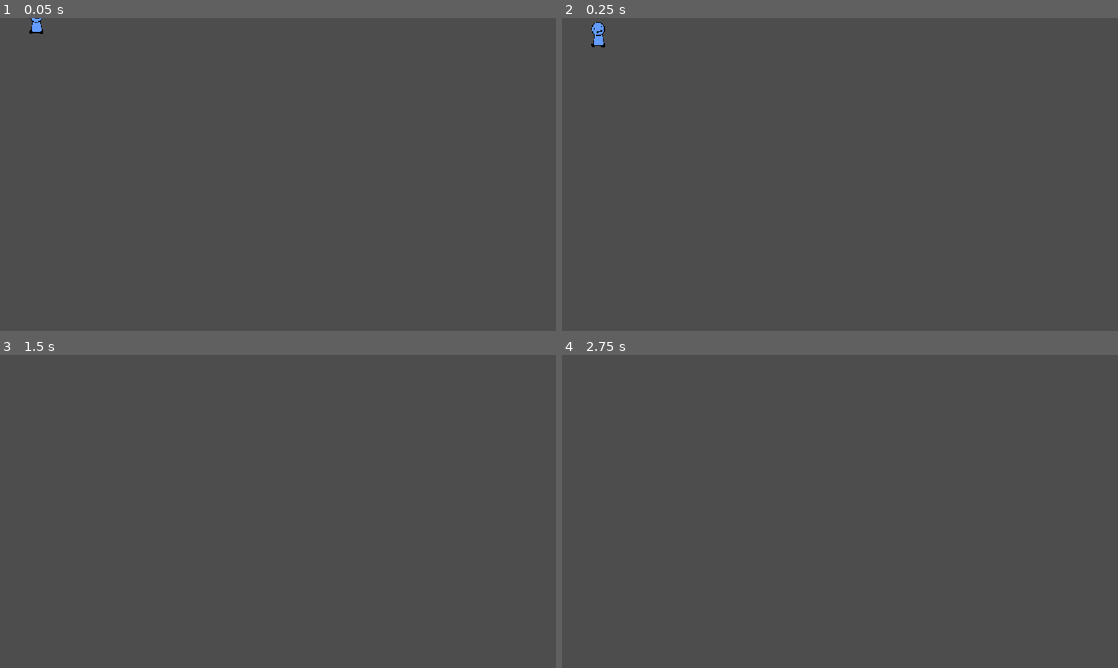
Above: before the commit, frames 1-4 (two rows, left to right).
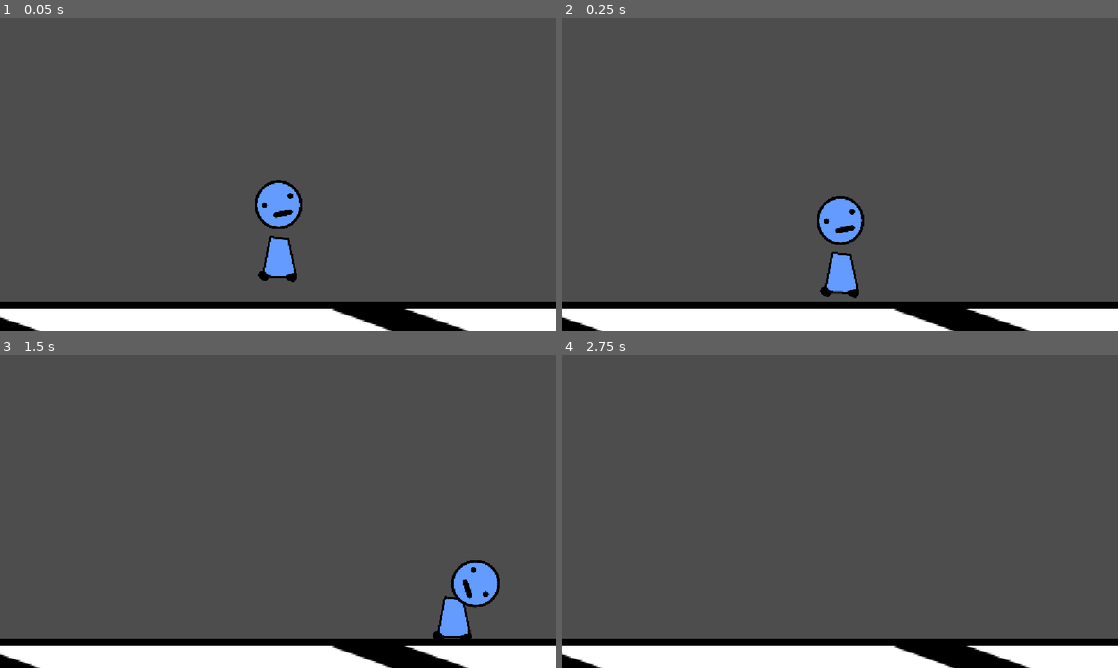
Above: after the commit, the same moments.

Repository: average4136/head-over-heels-game
Game: Godot game, scene res://Scenes/character.tscn
The game is run twice, just before and just after one commit, with the same random seed, the same clock (stepped at 60 frames per second) and the same inputs. This scene is started directly instead of the project's main scene.
Inputs:
- Up to frame 1 (0.05 s): no input
- Up to frame 2 (0.25 s): no input
- Up to frame 3 (1.5 s): tap Enter (ui_accept) at 0.5, 0.6, 0.77, 1.07, 1.35 s; hold Right (ui_right) from 0.53 s (still down)
- Up to frame 4 (2.75 s): tap Enter (ui_accept) at 1.52, 1.82, 2.1 s; release Right (ui_right) at 2.03 s; hold Left (ui_left) from 2.03 s (still down)

The runs differ from the first frame. In frame 1, 11% of the frame differs, in the area x 0-100%, y 0-100%; in frame 2, 11%, in the area x 0-100%, y 1-100%; in frame 3, 11%; in frame 4, 9.3%.

Commit message:
working on character

Diff:
--- /dev/null
+++ b/Scenes/body.gd
@@ -0,0 +1,13 @@
+extends RigidBody2D
+
+@export var move_force := 1400.0
+@export var max_speed := 450.0
+@export var braking_force := 500.0
+
+func _physics_process(delta: float) -> void:
+	var input_dir := Input.get_axis("move_left","move_right")
+
+	if input_dir !=0:
+		apply_central_force(Vector2(input_dir*move_force,0))
+	else:
+		apply_central_force(Vector2(-linear_velocity.x * braking_force, 0))
--- a/Scenes/character.tscn
+++ b/Scenes/character.tscn
@@ -1,49 +1,82 @@
 [gd_scene format=3 uid="uid://bxxdsh4xifwoa"]
 
-[ext_resource type="Script" uid="uid://nflbu3wklwh4" path="res://Scripts/character.gd" id="1_owm7s"]
+[ext_resource type="Script" uid="uid://cyy8av8tue0b" path="res://Scripts/body.gd" id="1_owm7s"]
 [ext_resource type="Texture2D" uid="uid://bipehp1n866uq" path="res://Assets/head.png" id="2_nytcm"]
 [ext_resource type="Texture2D" uid="uid://datq44f17y2pu" path="res://Assets/body.png" id="3_ejsiy"]
+[ext_resource type="Script" uid="uid://3fn74cbcjfm7" path="res://Scripts/head.gd" id="3_nytcm"]
+[ext_resource type="Texture2D" uid="uid://cpuxc7o6cfr1w" path="res://Assets/tile-for-tiling.png" id="5_ejsiy"]
 
-[sub_resource type="CapsuleShape2D" id="CapsuleShape2D_5r6hy"]
-radius = 12.0
-height = 50.0
+[sub_resource type="PhysicsMaterial" id="PhysicsMaterial_5r6hy"]
 
-[sub_resource type="CapsuleShape2D" id="CapsuleShape2D_53v2a"]
+[sub_resource type="CapsuleShape2D" id="CapsuleShape2D_bl7gc"]
+radius = 22.0
+height = 82.0
 
-[sub_resource type="CircleShape2D" id="CircleShape2D_bl7gc"]
-radius = 98.19178
+[sub_resource type="PhysicsMaterial" id="PhysicsMaterial_bl7gc"]
 
-[node name="Character" type="CharacterBody2D" unique_id=1994425259]
+[sub_resource type="CircleShape2D" id="CircleShape2D_53v2a"]
+radius = 43.011627
+
+[sub_resource type="PhysicsMaterial" id="PhysicsMaterial_53v2a"]
+
+[sub_resource type="WorldBoundaryShape2D" id="WorldBoundaryShape2D_53v2a"]
+distance = -41.0
+
+[node name="character" type="Node2D" unique_id=1796156875]
+
+[node name="Body" type="RigidBody2D" parent="." unique_id=447719997]
+mass = 1.5
+physics_material_override = SubResource("PhysicsMaterial_5r6hy")
+lock_rotation = true
+linear_damp = 2.0
+angular_damp = 5.0
 script = ExtResource("1_owm7s")
 
-[node name="CharacterCollision" type="CollisionShape2D" parent="." unique_id=1132989001]
-position = Vector2(0, 5)
-shape = SubResource("CapsuleShape2D_5r6hy")
-
-[node name="PinJoint2D" type="PinJoint2D" parent="." unique_id=2015889549]
-node_a = NodePath("../HeadSprite/Head")
-node_b = NodePath("../Body")
-
-[node name="BodySprite" type="Sprite2D" parent="." unique_id=31486428]
-position = Vector2(2.1645474, 12.124998)
-scale = Vector2(0.17871092, 0.17871092)
+[node name="Sprite2D" type="Sprite2D" parent="Body" unique_id=1146294933]
+position = Vector2(5, -54)
+scale = Vector2(0.5, 0.5)
 texture = ExtResource("3_ejsiy")
 
-[node name="Body" type="RigidBody2D" parent="." unique_id=1826728095]
-position = Vector2(0, 9.536743e-07)
+[node name="CollisionShape2D" type="CollisionShape2D" parent="Body" unique_id=375401037]
+position = Vector2(1, -49)
+shape = SubResource("CapsuleShape2D_bl7gc")
 
-[node name="BodyCollision" type="CollisionShape2D" parent="Body" unique_id=10208387]
-position = Vector2(1, 14)
-shape = SubResource("CapsuleShape2D_53v2a")
+[node name="Head" type="RigidBody2D" parent="." unique_id=1180459420]
+position = Vector2(4, -59)
+mass = 2.5
+physics_material_override = SubResource("PhysicsMaterial_bl7gc")
+gravity_scale = 1.5
+linear_damp = 1.0
+angular_damp = 1.5
+script = ExtResource("3_nytcm")
 
-[node name="HeadSprite" type="Sprite2D" parent="." unique_id=442699097]
-position = Vector2(1, -4)
-scale = Vector2(0.14257813, 0.14257813)
+[node name="Sprite2D" type="Sprite2D" parent="Head" unique_id=152879513]
+position = Vector2(-1, -91)
+scale = Vector2(0.5, 0.5)
 texture = ExtResource("2_nytcm")
 
-[node name="Head" type="RigidBody2D" parent="HeadSprite" unique_id=552306758]
-position = Vector2(0, -25)
+[node name="CollisionShape2D" type="CollisionShape2D" parent="Head" unique_id=1748685107]
+position = Vector2(-4, -98)
+shape = SubResource("CircleShape2D_53v2a")
 
-[node name="HeadCollision" type="CollisionShape2D" parent="HeadSprite/Head" unique_id=800234570]
-position = Vector2(-7.013699, 10.972603)
-shape = SubResource("CircleShape2D_bl7gc")
+[node name="PinJoint2D" type="PinJoint2D" parent="." unique_id=482596865]
+position = Vector2(2, -111)
+node_a = NodePath("../Body")
+node_b = NodePath("../Head")
+angular_limit_enabled = true
+angular_limit_lower = -1.5707964
+angular_limit_upper = 1.5707964
+
+[node name="Camera2D" type="Camera2D" parent="." unique_id=1832002142]
+position = Vector2(-1, -218)
+
+[node name="StaticBody2D" type="StaticBody2D" parent="." unique_id=1517356905]
+physics_material_override = SubResource("PhysicsMaterial_53v2a")
+
+[node name="CollisionShape2D" type="CollisionShape2D" parent="StaticBody2D" unique_id=1984839801]
+shape = SubResource("WorldBoundaryShape2D_53v2a")
+
+[node name="Sprite2D" type="Sprite2D" parent="StaticBody2D" unique_id=860695602]
+position = Vector2(390.99988, 174)
+scale = Vector2(7.929687, 1)
+texture = ExtResource("5_ejsiy")
--- /dev/null
+++ b/Scripts/body.gd
@@ -0,0 +1,48 @@
+extends RigidBody2D
+
+
+# How strongly the player pushes the body horizontally.
+#
+# This is FORCE, not speed.
+# Bigger number = faster acceleration.
+@export var move_force: float = 10000.0
+
+
+func _physics_process(_delta: float) -> void:
+
+	# Returns:
+	# -1.0 when moving left
+	#  0.0 when doing nothing
+	# +1.0 when moving right
+	var input_direction := Input.get_axis(
+		"move_left",
+		"move_right"
+	)
+
+
+	# Only do something if the player is pressing a direction.
+	if input_direction != 0.0:
+
+		# Wake the physics body if Godot allowed it to sleep.
+		sleeping = false
+
+
+		# Create a horizontal force.
+		#
+		# Pressing RIGHT:
+		# Vector2(5000, 0)
+		#
+		#              ------>
+		#
+		# Pressing LEFT:
+		# Vector2(-5000, 0)
+		#
+		#        <------
+		var movement_force := Vector2(
+			input_direction * move_force,
+			0.0
+		)
+
+
+		# Ask the physics engine to push the body.
+		apply_central_force(movement_force)
--- a/Scripts/character.gd
+++ /dev/null
@@ -1,25 +0,0 @@
-extends CharacterBody2D
-
-
-const SPEED = 300.0
-const JUMP_VELOCITY = -400.0
-
-
-func _physics_process(delta: float) -> void:
-	# Add the gravity.
-	if not is_on_floor():
-		velocity += get_gravity() * delta
-
-	# Handle jump.
-	if Input.is_action_just_pressed("ui_accept") and is_on_floor():
-		velocity.y = JUMP_VELOCITY
-
-	# Get the input direction and handle the movement/deceleration.
-	# As good practice, you should replace UI actions with custom gameplay actions.
-	var direction := Input.get_axis("ui_left", "ui_right")
-	if direction:
-		velocity.x = direction * SPEED
-	else:
-		velocity.x = move_toward(velocity.x, 0, SPEED)
-
-	move_and_slide()
--- a/Scripts/head.gd
+++ b/Scripts/head.gd
@@ -1,11 +1,16 @@
 extends RigidBody2D
 
 
-# Called when the node enters the scene tree for the first time.
-func _ready() -> void:
-	pass # Replace with function body.
-
-
-# Called every frame. 'delta' is the elapsed time since the previous frame.
-func _process(delta: float) -> void:
-	pass
+# Nothing yet!
+#
+# Because this node is already a RigidBody2D,
+# Godot is naturally handling things like:
+#
+# - gravity
+# - momentum
+# - collisions
+#
+# The PinJoint2D connects this body to our torso.
+#
+# We're going to get the NATURAL physics feeling good
+# before adding fake physics.
--- a/project.godot
+++ b/project.godot
@@ -20,6 +20,21 @@
 window/stretch/mode="canvas_items"
 window/stretch/aspect="expand"
 
+[input]
+
+move_left={
+"deadzone": 0.2,
+"events": [Object(InputEventKey,"resource_local_to_scene":false,"resource_name":"","device":-1,"window_id":0,"alt_pressed":false,"shift_pressed":false,"ctrl_pressed":false,"meta_pressed":false,"pressed":false,"keycode":0,"physical_keycode":65,"key_label":0,"unicode":97,"location":0,"echo":false,"script":null)
+, Object(InputEventKey,"resource_local_to_scene":false,"resource_name":"","device":-1,"window_id":0,"alt_pressed":false,"shift_pressed":false,"ctrl_pressed":false,"meta_pressed":false,"pressed":false,"keycode":0,"physical_keycode":4194319,"key_label":0,"unicode":0,"location":0,"echo":false,"script":null)
+]
+}
+move_right={
+"deadzone": 0.2,
+"events": [Object(InputEventKey,"resource_local_to_scene":false,"resource_name":"","device":-1,"window_id":0,"alt_pressed":false,"shift_pressed":false,"ctrl_pressed":false,"meta_pressed":false,"pressed":false,"keycode":0,"physical_keycode":68,"key_label":0,"unicode":100,"location":0,"echo":false,"script":null)
+, Object(InputEventKey,"resource_local_to_scene":false,"resource_name":"","device":-1,"window_id":0,"alt_pressed":false,"shift_pressed":false,"ctrl_pressed":false,"meta_pressed":false,"pressed":false,"keycode":0,"physical_keycode":4194321,"key_label":0,"unicode":0,"location":0,"echo":false,"script":null)
+]
+}
+
 [physics]
 
 3d/physics_engine="Jolt Physics"
Not shown, added: Scenes/body.gd.uid
Not shown, added: Scripts/body.gd.uid
Not shown, removed: Scripts/character.gd.uid
